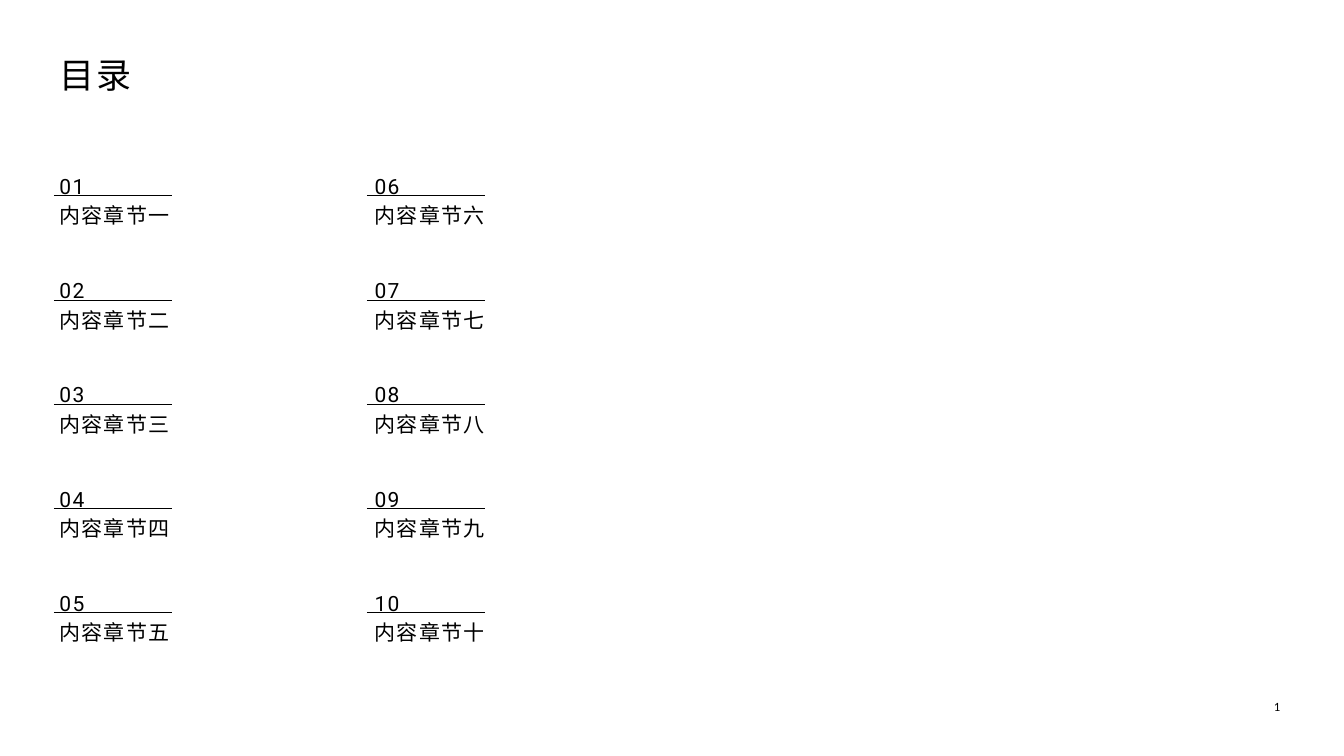
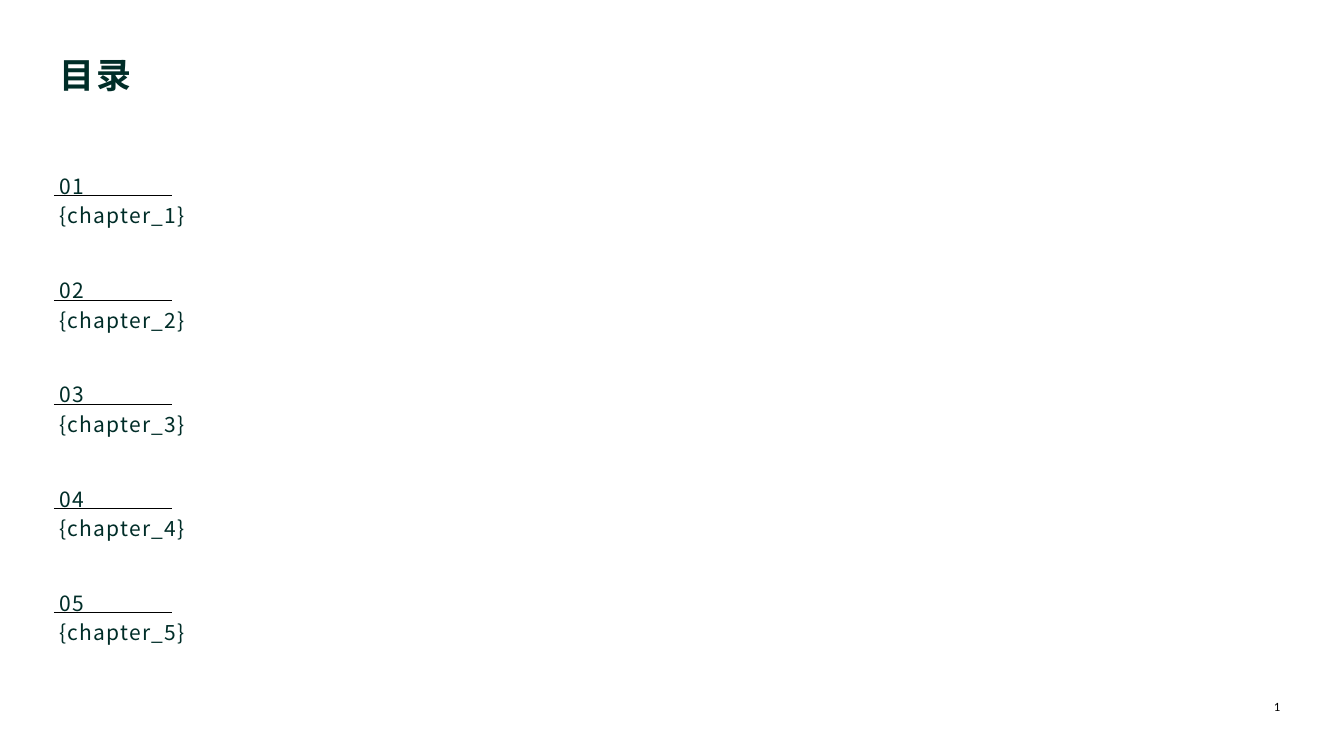
Before and after one commit to set718/PPT-Agent, a slide deck: slide 1 of templates/table_of_contents_slides.pptx. Drawn at 1344x756 pixels with LibreOffice and Linux fonts; fonts in the diff are those of the drawing. Boxes give left, top, right and bottom in pixels: in the first picture for what was removed or moved away, otherwise in the second. Text is boxed around its words. In the diff, an @@ line names an element or a change of style, - is before the commit and + after.

```diff
--- a/templates/table_of_contents_slides.pptx
+++ b/templates/table_of_contents_slides.pptx
@@ text "目录" at (59, 60, 131, 92): font Roboto to Noto Sans CJK JP, text colour #000000 to #002D28, bold on @@
@@ text removed at (375, 179, 400, 196) @@
-06
@@ text at (59, 206, 184, 228): text changed; font Calibri to Noto Sans CJK JP; text colour #000000 to #002D28 @@
-内容章节一
+{chapter_1}
@@ line removed from (367, 196) to (485, 196) @@
@@ text removed at (375, 205, 485, 225) @@
-内容章节六
@@ text removed at (375, 283, 400, 301) @@
-07
@@ text at (59, 311, 184, 333): text changed; font Calibri to Noto Sans CJK JP; text colour #000000 to #002D28 @@
-内容章节二
+{chapter_2}
@@ line removed from (367, 300) to (485, 300) @@
@@ text removed at (375, 310, 485, 330) @@
-内容章节七
@@ text removed at (375, 387, 400, 405) @@
-08
@@ text at (59, 415, 184, 437): text changed; font Calibri to Noto Sans CJK JP; text colour #000000 to #002D28 @@
-内容章节三
+{chapter_3}
@@ line removed from (367, 404) to (485, 404) @@
@@ text removed at (375, 414, 485, 434) @@
-内容章节八
@@ line removed from (367, 509) to (485, 509) @@
@@ text removed at (375, 492, 400, 509) @@
-09
@@ text at (59, 519, 184, 541): text changed; font Calibri to Noto Sans CJK JP; text colour #000000 to #002D28 @@
-内容章节四
+{chapter_4}
@@ text removed at (375, 518, 485, 538) @@
-内容章节九
@@ font Roboto to Noto Sans CJK JP, text colour #000000 to #002D28 in 5 elements at (59, 178, 84, 196), (59, 282, 84, 301), (59, 386, 84, 405), (59, 491, 84, 509), (59, 595, 84, 613) @@
@@ text removed at (375, 596, 400, 613) @@
-10
@@ text at (59, 623, 184, 645): text changed; font Calibri to Noto Sans CJK JP; text colour #000000 to #002D28 @@
-内容章节五
+{chapter_5}
@@ line removed from (367, 613) to (485, 613) @@
@@ text removed at (375, 622, 485, 642) @@
-内容章节十
```
Also in this commit, not shown: 6 other files.
